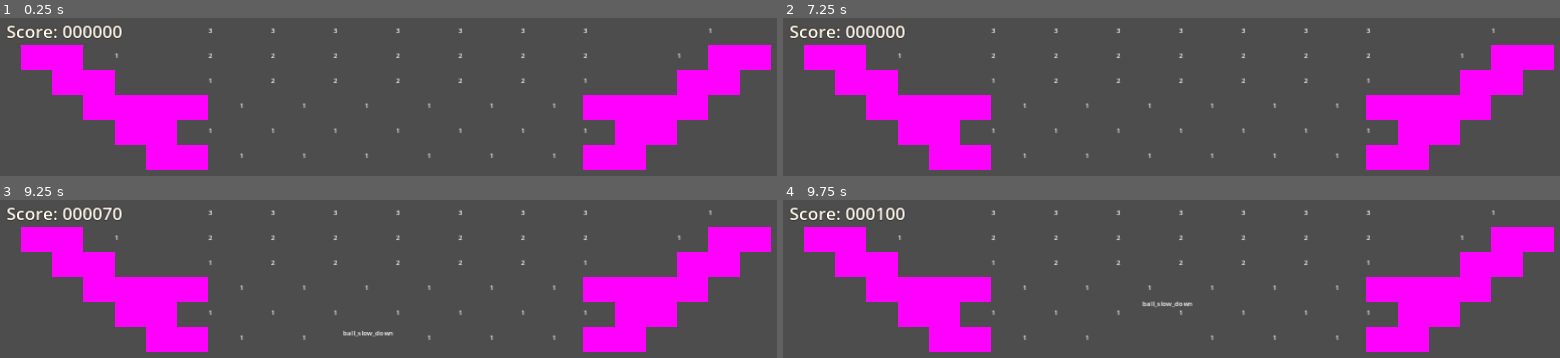
Above: before the commit, frames 1-4 (two rows, left to right).
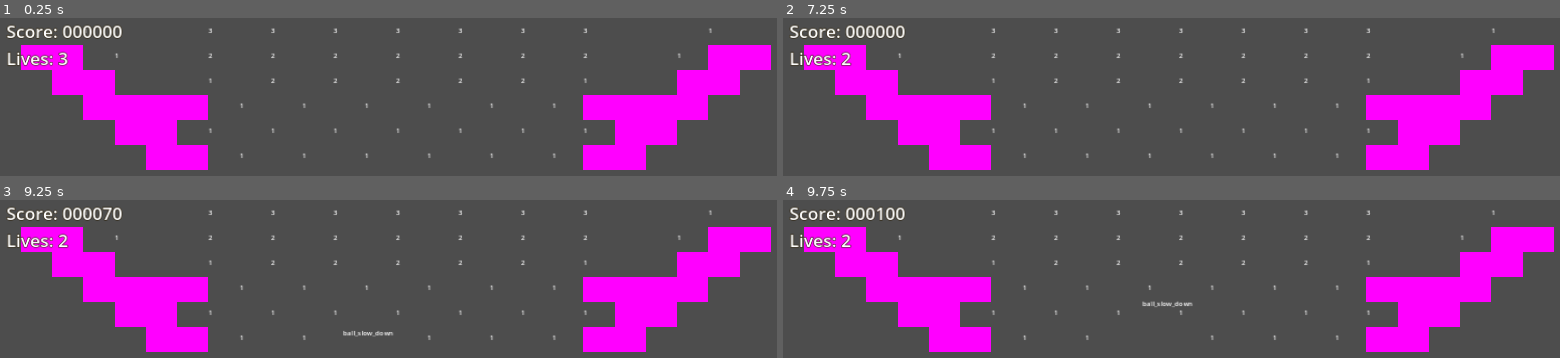
Above: after the commit, the same moments.

Repository: O-39889/brickout
Game: Godot game, scene res://scenes/main_level.tscn
Same seed, same stepped clock (60 frames per second), same inputs: the game is played once before the commit and once after it.
Inputs (mouse positions are in pixels of both pictures, inside the frame that each line leads up to):
- Up to frame 1 (0.25 s): no input
- Up to frame 2 (7.25 s): tap Enter at 0.5 s; move the mouse to (outside the picture) at 0.52 s; click (outside the picture) at 0.67 s; tap R (debug_restart) every 0.75 s from 1.25 to 4.25 s; move the mouse to (outside the picture) at 1.27 s; click (outside the picture) at 1.42 s; move the mouse to (outside the picture) at 2.02 s; click (outside the picture) at 2.17 s; move the mouse to (outside the picture) at 2.77 s; click (outside the picture) at 2.92 s; move the mouse to (outside the picture) at 3.52 s; click (outside the picture) at 3.67 s; move the mouse to (outside the picture) at 4.27 s; click (outside the picture) at 4.42 s; move the mouse to (outside the picture) at 5.02 s; click (outside the picture) at 5.17 s; move the mouse to (outside the picture) at 5.77 s; click (outside the picture) at 5.92 s; move the mouse to (outside the picture) at 6.52 s; click (outside the picture) at 6.67 s
- Up to frame 3 (9.25 s): move the mouse to (outside the picture) at 7.27 s; click (outside the picture) at 7.42 s; move the mouse to (outside the picture) at 8.02 s; click (outside the picture) at 8.17 s; move the mouse to (outside the picture) at 8.77 s; click (outside the picture) at 8.92 s
- Up to frame 4 (9.75 s): move the mouse to (outside the picture) at 9.52 s; click (outside the picture) at 9.67 s

The runs differ from the first frame. In frame 1, 0.4% of the frame differs, in the area x 1-9%, y 20-31%; in frame 2, 0.4%; in frame 3, 0.4%; in frame 4, 0.4%.

Commit message:
Display the lives counter in the level

Diff:
--- a/scenes/main_level.tscn
+++ b/scenes/main_level.tscn
@@ -219,7 +219,14 @@
 text = "Score: 000000"
 label_settings = SubResource("LabelSettings_0fqg0")
 
-[node name="ScoreTimer" type="Timer" parent="GUI" index="1"]
+[node name="Lives" type="Label" parent="GUI" index="1"]
+anchors_preset = -1
+offset_left = 25.0
+offset_top = 90.0
+text = "Lives: 3"
+label_settings = SubResource("LabelSettings_0fqg0")
+
+[node name="ScoreTimer" type="Timer" parent="GUI" index="2"]
 wait_time = 0.1
 
 [connection signal="timeout" from="GUI/ScoreTimer" to="GUI" method="_on_score_timer_timeout"]
--- a/scripts/Level.gd
+++ b/scripts/Level.gd
@@ -45,8 +45,6 @@
 		create_paddle();
 	EventBus.ball_lost.connect(_on_ball_lost);
 	EventBus.barrier_hit.connect(_on_barrier_hit);
-	get_window().title = str(GameProgression.lives);
-	EventBus.lives_changed.connect(func(): get_window().title = str(GameProgression.lives));
 
 
 func _enter_tree():
--- a/scripts/level_components/brick_manager.gd
+++ b/scripts/level_components/brick_manager.gd
@@ -10,6 +10,7 @@
 func _on_brick_destroyed(brick: Brick, ball: Ball):
 	if brick.is_in_group(&'destructible_bricks'):
 		GameProgression.score += brick.initial_durability * 100;
+		var tree := brick.get_tree();
 		await get_tree().physics_frame;
 		if get_tree().get_nodes_in_group(&'destructible_bricks').is_empty():
 			print('Win!');
--- a/scripts/level_gui.gd
+++ b/scripts/level_gui.gd
@@ -9,6 +9,7 @@
 var score_countdown_active : bool = false;
 
 @onready var score_label : Label = $Score;
+@onready var lives_label : Label = $Lives;
 @onready var current_display_score : int = GameProgression.score:
 	get:
 		return current_display_score;
@@ -21,6 +22,7 @@
 # Called when the node enters the scene tree for the first time.
 func _ready():
 	EventBus.score_changed.connect(_on_score_changed);
+	EventBus.lives_changed.connect(_on_lives_changed);
 
 
 func _process(delta):
@@ -28,15 +30,10 @@
 		score_counter += delta;
 		if score_counter >= COUNTER_UPDATE_FREQUENCY:
 			score_counter = 0.0;
-			countdown_tick();
+			_countdown_tick();
 
 
-func _on_score_changed():
-	target_display_score = GameProgression.score;
-	score_countdown_active = true;
-
-
-func countdown_tick():
+func _countdown_tick():
 	if current_display_score < target_display_score:
 		current_display_score = mini(target_display_score,
 			current_display_score + COUNTER_CHANGE_PER_UPDATE);
@@ -45,3 +42,12 @@
 			current_display_score - COUNTER_CHANGE_PER_UPDATE);
 	else:
 		score_countdown_active = false;
+
+
+func _on_score_changed():
+	target_display_score = GameProgression.score;
+	score_countdown_active = true;
+
+
+func _on_lives_changed():
+	lives_label.text = 'Lives: ' + str(GameProgression.lives);
